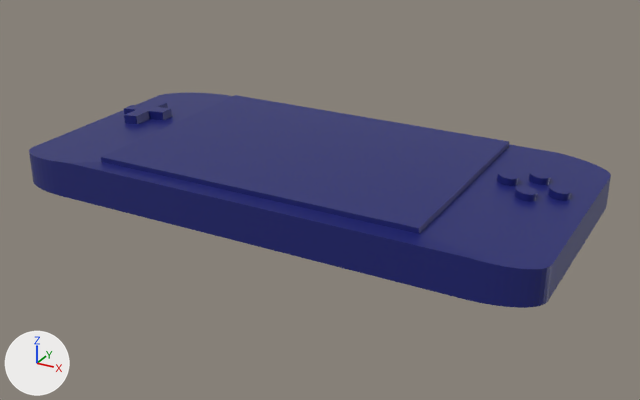
Before and after pictures for a commit that changed the FBX model Assets/Furniture Assets/FBX/gameboy.fbx.
Camera for both pictures: a camera (50 mm lens) standing at (3.74, -6.6, 3.05) and looking at (0.14, -0.05, -0.23). The axes (+X, +Y, +Z) are drawn at lower left. The lights are the same throughout. Where no turn or scale is listed for an object, it has been applied to the vertices.
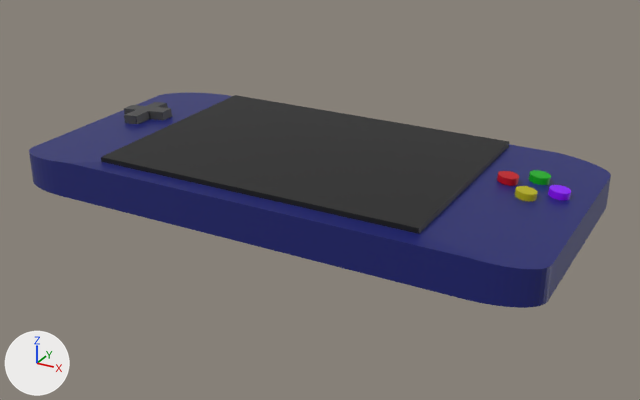
The change in detail:
Material 'Material.002' (mat_material_002) is new.
Its base color is (0.0637, 0.0637, 0.0637) (dark grey #474747).
Material 'Material.003' (mat_material_003) is new.
Its base color is (0.538, 0.0, 0.00693) (red #c20014).
Material 'Material.006' (mat_material_006) is new.
Its base color is (0.268, 0.0, 0.97) (purple #8d00fc).
Material 'Material.005' (mat_material_005) is new.
Its base color is (0.477, 0.437, 0.0) (yellow #b8b100).
Material 'Material.001' (mat_material_001) is new.
Its base color is (0.00719, 0.00719, 0.00719) (black #141414).
Material 'Material.004' (mat_material_004) is new.
Its base color is (0.0, 0.411, 0.0043) (green #00ac0e).
me_cube has 716 vertices, 366 faces and spans x -2.49..2.49, y -1.2..1.2, z -0.19..0.25.
me_cube is used by ob_cube; location (0.0, 0.0, 0.0).
me_cube part 1: all 5 faces centred in x -1.53..1.53, y -1.07..1.07, z 0.21..0.23 switch from mat_material (dark blue #1b2170) to mat_material_001 (black #141414).
me_cube part 2: all 13 faces centred in x -2.31..-1.8, y -0.04..0.47, z 0.17..0.23 switch from mat_material (dark blue #1b2170) to mat_material_002 (dark grey #474747).
me_cube part 3: all 73 faces centred in x 1.69..1.87, y 0.18..0.34, z 0.19..0.23 switch from mat_material (dark blue #1b2170) to mat_material_003 (red #c20014).
me_cube part 4: all 73 faces centred in x 1.91..2.08, y 0.37..0.53, z 0.17..0.21 switch from mat_material (dark blue #1b2170) to mat_material_004 (green #00ac0e).
me_cube part 5: all 73 faces centred in x 1.91..2.08, y -0.02..0.14, z 0.17..0.21 switch from mat_material (dark blue #1b2170) to mat_material_005 (yellow #b8b000).
me_cube part 6: all 73 faces centred in x 2.13..2.31, y 0.17..0.33, z 0.16..0.2 switch from mat_material (dark blue #1b2170) to mat_material_006 (purple #8d00fc).

What differs and where, as boxes [x1, y1, x2, y2] in the pictures (640 x 400 px):
part 1 of me_cube, recoloured (blue to black)
    both: [101, 95, 509, 234]
part 2 of me_cube, recoloured (blue to grey)
    both: [124, 102, 172, 124]
part 3 of me_cube, recoloured (blue to red)
    both: [497, 171, 519, 186]
part 4 of me_cube, recoloured (blue to green)
    both: [529, 170, 551, 185]
part 5 of me_cube, recoloured (blue to yellow)
    both: [515, 186, 538, 202]
part 6 of me_cube, recoloured (blue to purple)
    both: [548, 185, 571, 200]
